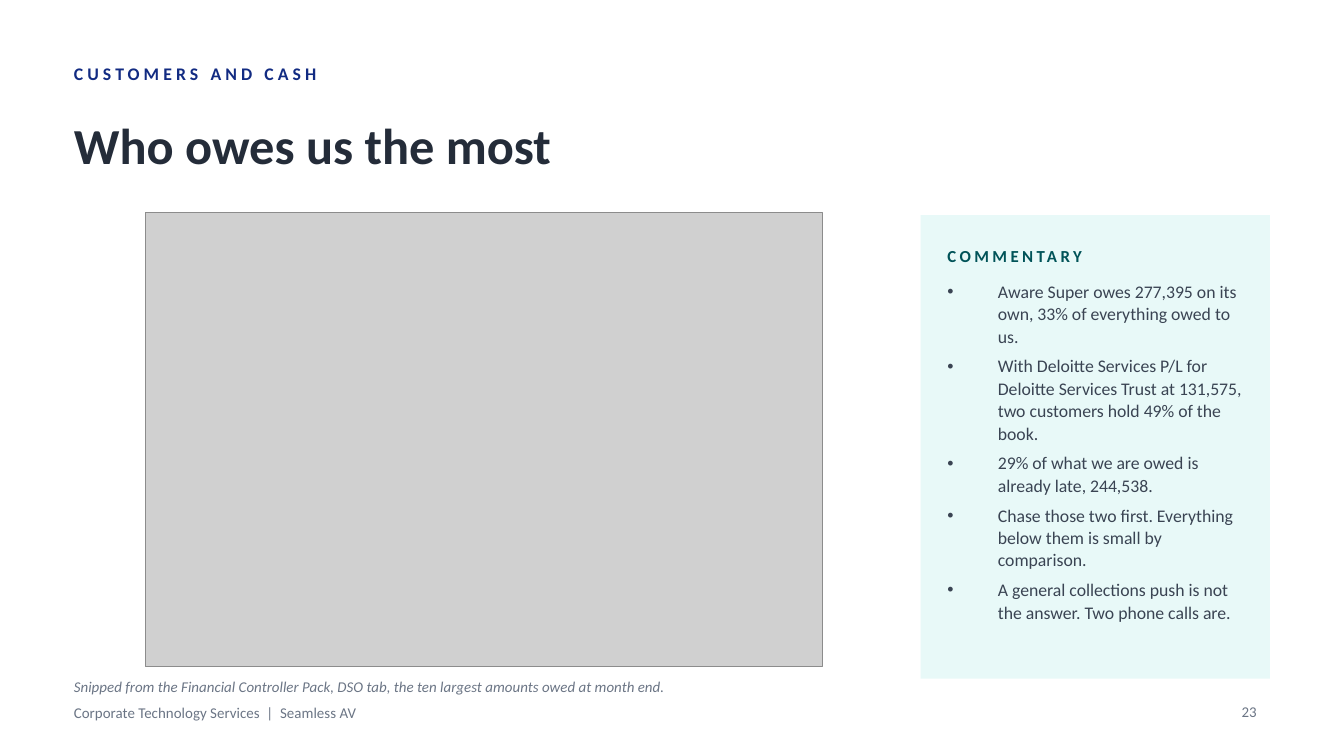
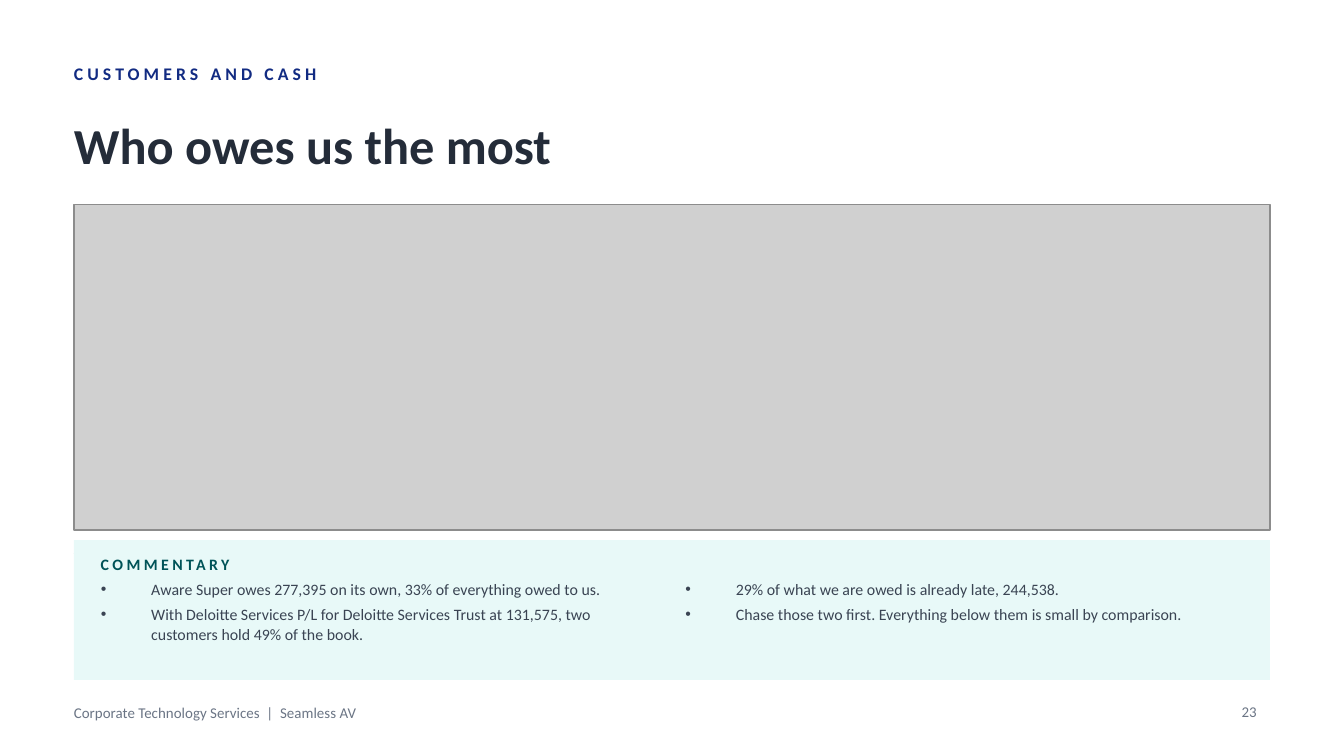
Before and after one commit to WesleyNelson-O33/Claude, a slide deck: slide 23 of deck/CTS Monthly Business Review - September 2026.pptx. Drawn at 1344x756 pixels with LibreOffice and Linux fonts; fonts in the diff are those of the drawing; grey boxes stand for pictures. Boxes give left, top, right and bottom in pixels: in the first picture for what was removed or moved away, otherwise in the second. Text is boxed around its words. In the diff, an @@ line names an element or a change of style, - is before the commit and + after.

```diff
--- a/deck/CTS Monthly Business Review - September 2026.pptx
+++ b/deck/CTS Monthly Business Review - September 2026.pptx
@@ picture: place and size @@
-picture at [145, 212, 823, 667]
+picture at [74, 204, 1270, 530]
@@ text at [998, 456, 1233, 622]: paragraphs removed @@
-• 29% of what we are owed is already late, 244,538.
-• Chase those two first. Everything below them is small by comparison.
-• A general collections push is not the answer. Two phone calls are.
@@ text "Snipped from the Financial Controller ..." rewrapped from [74, 681, 664, 695] to [74, 559, 235, 560] @@
@@ rectangle: place and size @@
-rectangle at [921, 215, 1270, 679]
+rectangle at [74, 540, 1270, 680]
@@ text "COMMENTARY": place and size @@
-text "COMMENTARY" at [948, 239, 1243, 273]
+text "COMMENTARY" at [101, 552, 504, 577]
@@ text "COMMENTARY" at [101, 552, 504, 577]: size 9 to 8.5 pt @@
@@ text "Aware Super owes 277,395 on ...": place and size @@
-text "Aware Super owes 277,395 on ..." at [998, 286, 1242, 622]
+text "Aware Super owes 277,395 on ..." at [151, 584, 601, 640]
@@ text "Aware Super owes 277,395 on ..." at [151, 584, 601, 640]: size 9.5 to 8.5 pt; line spacing 12pt to 10.5pt; less space between paragraphs @@
@@ text added at [736, 584, 1182, 623], 8.5 pt, text #3A4453 @@
+• 29% of what we are owed is already late, 244,538.
+• Chase those two first. Everything below them is small by comparison.
```
Also in this commit, not shown: 9 other slides changed, 8 other files.
